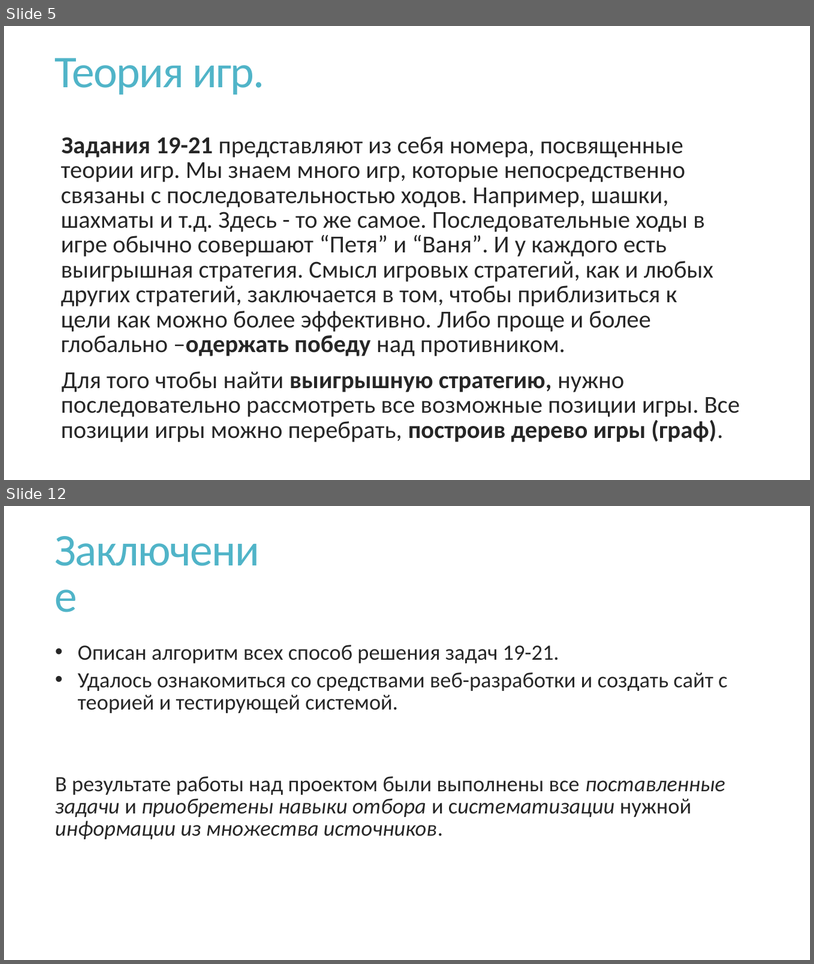
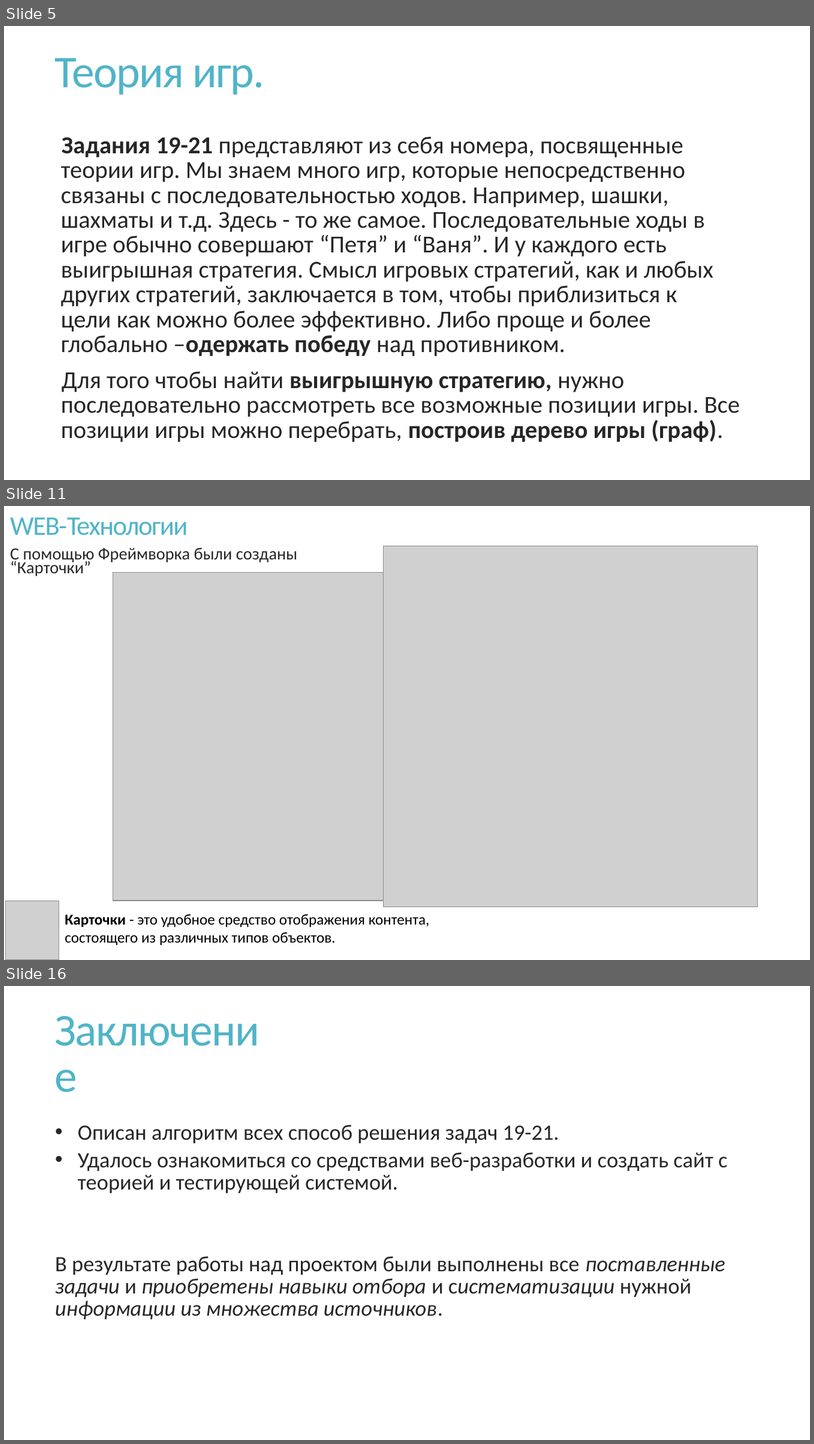
Before and after one commit to VladPetrov3/School_Project_EGE, a slide deck: Теория игр.pptx. Shown one above the other, each under a label of ours: slides 5 and 12 before the commit, slides 5, 11 and 16 after it; the slides between them are not shown. The pictures are 814x964 and 814x1444 pixels, drawn with LibreOffice and Linux fonts; fonts in the diff are those of the drawing; grey boxes stand for pictures. Boxes give left, top, right and bottom in pixels: in the first picture for what was removed or moved away, otherwise in the second. Text is boxed around its words. In the diff, an @@ line names an element or a change of style, - is before the commit and + after.

```diff
--- a/Теория игр.pptx
+++ b/Теория игр.pptx
@@ slide 11 added at box(4, 506, 810, 960), background #FFFFFF @@
@@ text added at box(10, 517, 188, 535), 32 pt, text #50B4C8 @@
+WEB-Технологии
@@ text added at box(10, 547, 297, 576), 20.3 pt, text #262626 @@
+C помощью Фреймворка были созданы “Карточки”
@@ picture added at box(383, 546, 758, 906) @@
@@ picture added at box(113, 573, 428, 900) @@
@@ picture added at box(5, 900, 59, 960) @@
@@ text added at box(65, 914, 430, 945), 18 pt, text #000000 @@
+Карточки - это удобное средство отображения контента, состоящего из различных типов объектов.
@@ what was slide 12 is now slide 16 @@
```
Also in this commit, not shown: 4 slides changed, 5 other slides added, 2 slides removed, 4 other files.
